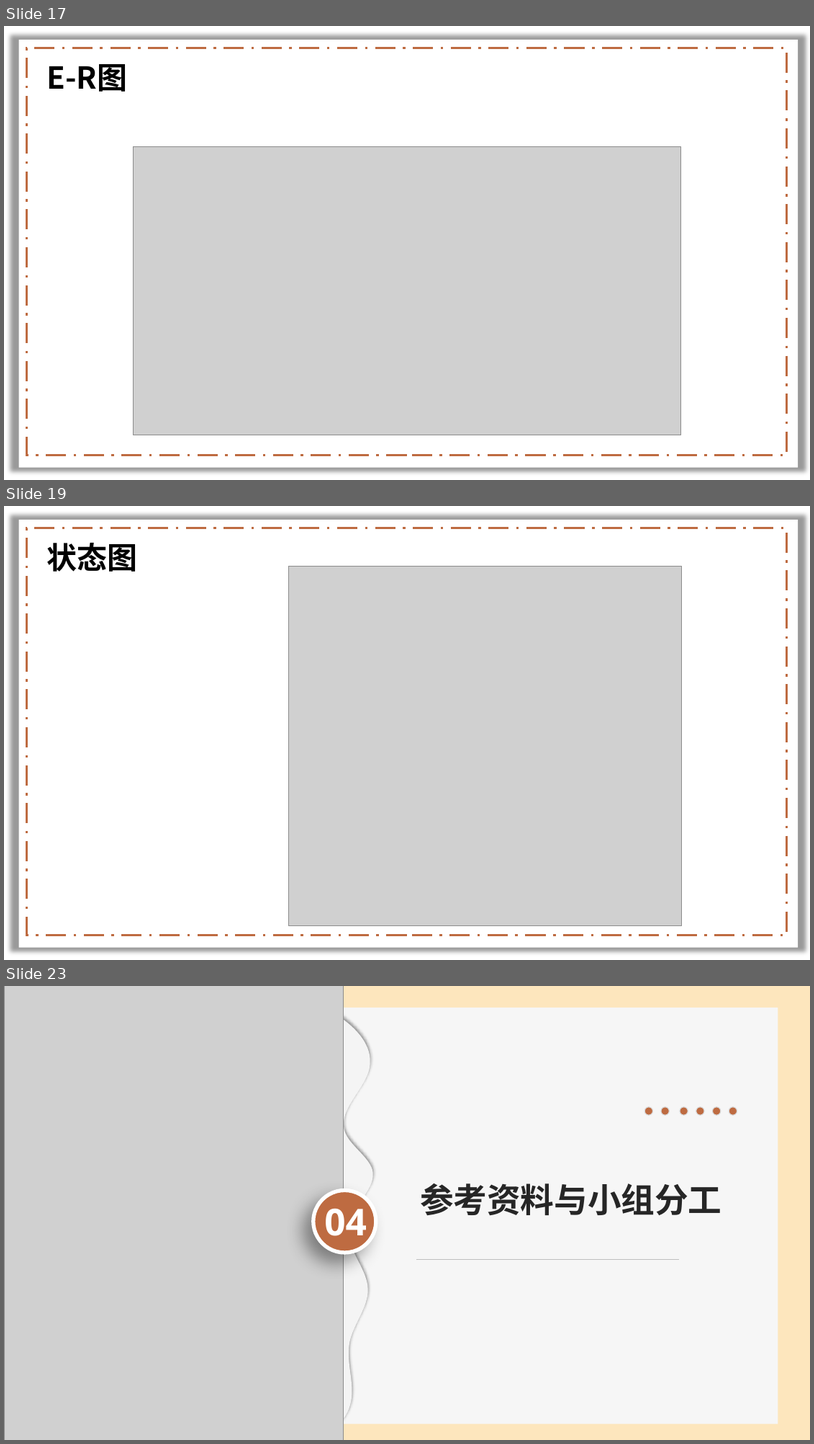
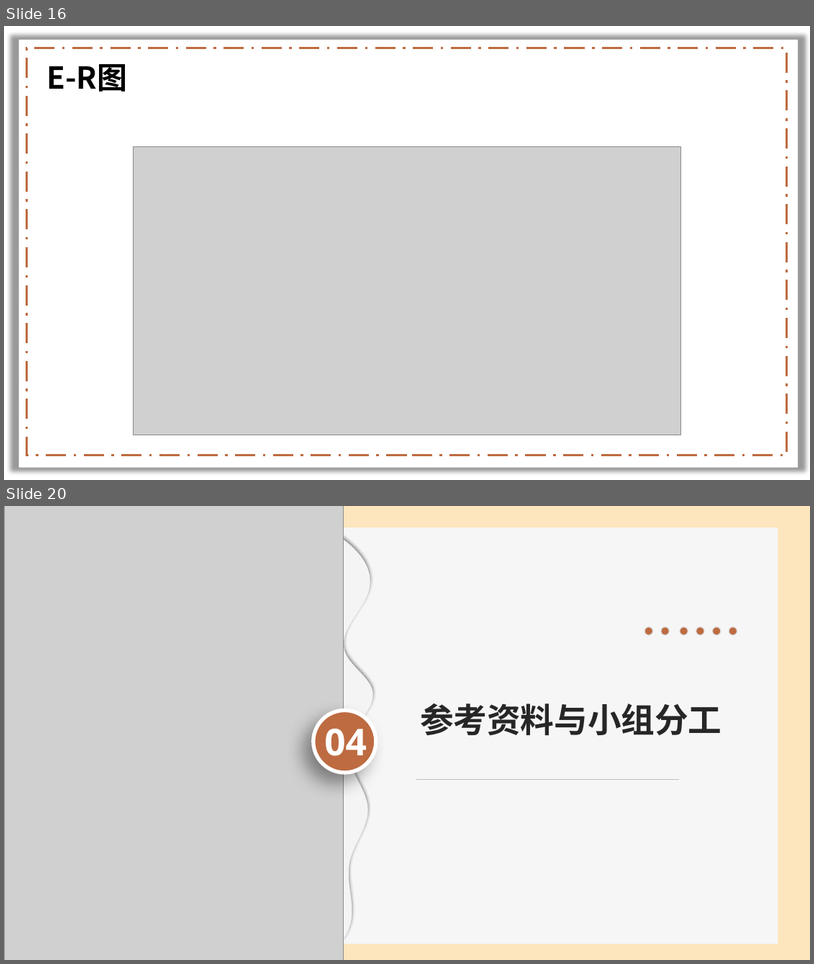
Before and after one commit to lenovo-wu/G11ZUCC, a slide deck: 需求规格说明.pptx. Shown one above the other, each under a label of ours: slides 17, 19 and 23 before the commit, slides 16 and 20 after it; the slides between them are not shown. The pictures are 814x1444 and 814x964 pixels, drawn with LibreOffice and Linux fonts; fonts in the diff are those of the drawing; grey boxes stand for pictures; background and template pictures are left out. Boxes give left, top, right and bottom in pixels: in the first picture for what was removed or moved away, otherwise in the second. Text is boxed around its words. In the diff, an @@ line names an element or a change of style, - is before the commit and + after.

```diff
--- a/需求规格说明.pptx
+++ b/需求规格说明.pptx
@@ slide 19 removed at [4, 506, 810, 960], background picture (left out); not listed: 2 template elements that a slide beside it also shows @@
@@ text removed at [46, 543, 137, 572] @@
-状态图
@@ picture removed at [289, 566, 682, 926] @@
@@ what was slide 17 is now slide 16 @@
@@ what was slide 23 is now slide 20 @@
```
Also in this commit, not shown: 4 slides changed, 1 slide added, 3 other slides removed.
